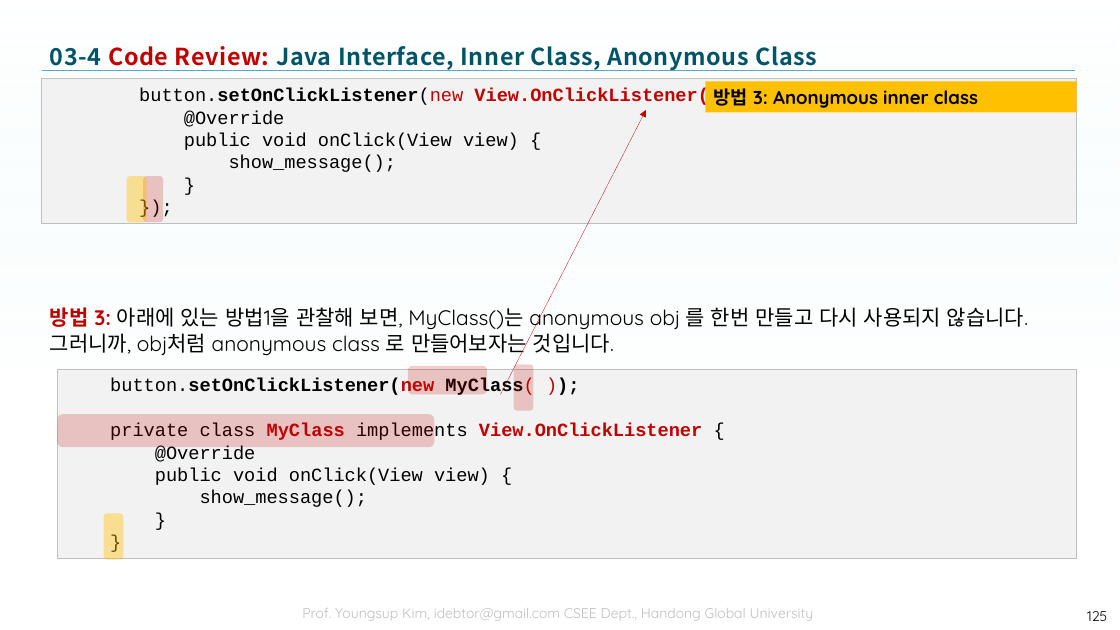
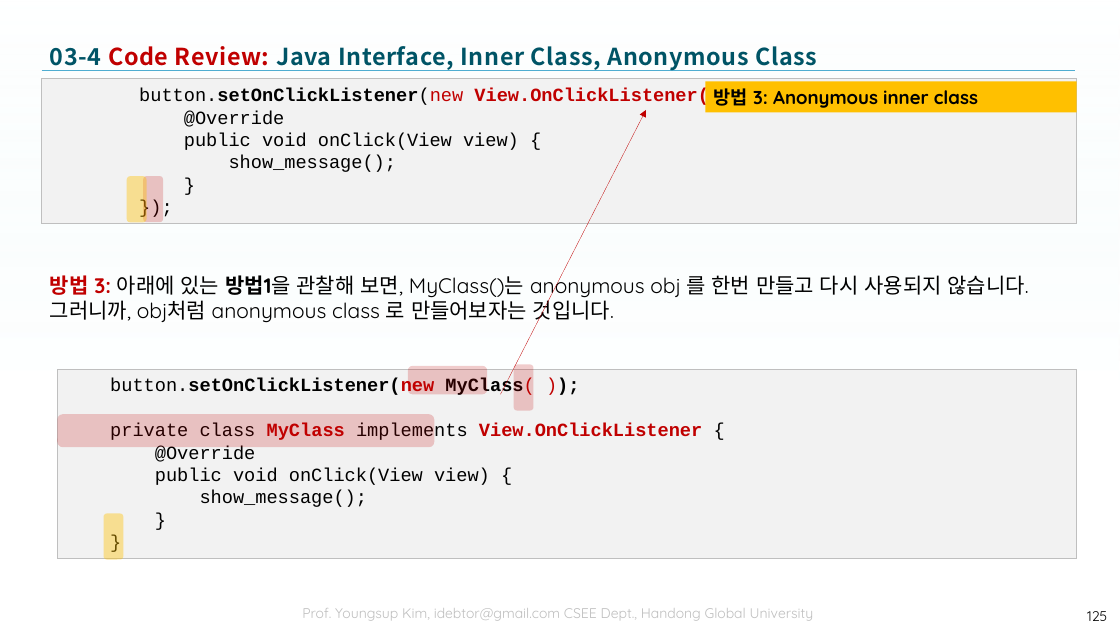
Before and after one commit to tae7841/HuStarAS, a slide deck: slide 125 of ppts/03Widget.pptx. Drawn at 1120x630 pixels with LibreOffice and Linux fonts; fonts in the diff are those of the drawing; background and template pictures are left out. Boxes give left, top, right and bottom in pixels: in the first picture for what was removed or moved away, otherwise in the second. Text is boxed around its words. In the diff, an @@ line names an element or a change of style, - is before the commit and + after.

```diff
--- a/ppts/03Widget.pptx
+++ b/ppts/03Widget.pptx
@@ text "방법 3: 아래에 있는 방법1을 ...": place and size @@
-text "방법 3: 아래에 있는 방법1을 ..." at <box>50,304,1028,356</box>
+text "방법 3: 아래에 있는 방법1을 ..." at <box>50,272,1029,323</box>
@@ text "방법 3: 아래에 있는 방법1을 ..." at <box>50,272,1029,323</box>: bold on in "방법1을" @@
```
Also in this commit, not shown: 13 other slides changed, 1 slide added, 1 slide removed.
